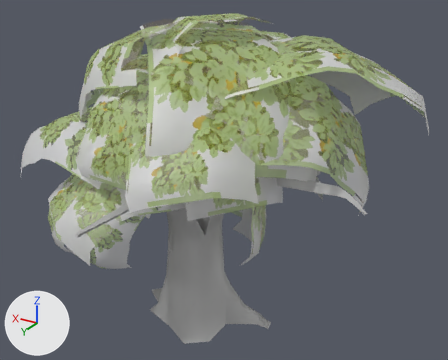
The FBX model Assets/Meshes & Prefabs/SM_Tree_04.fbx: old version first, new version second.
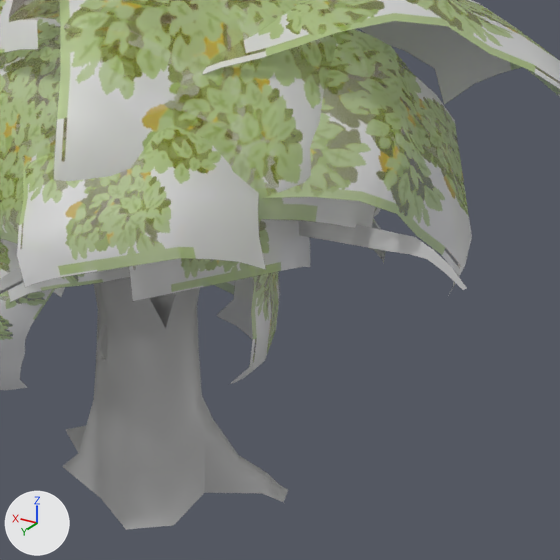
Each version is shown whole from a camera (50 mm lens) standing at (-23.8, 35.4, 29.7) and looking at (-1.6, -1.6, 11.2), then close up on the part from 26% to 93% of the width and 17% to 100% of the height. Arrows for +X, +Y and +Z are at lower left; the lights stay in place. Where no turn or scale is listed for an object, it has been applied to the vertices.
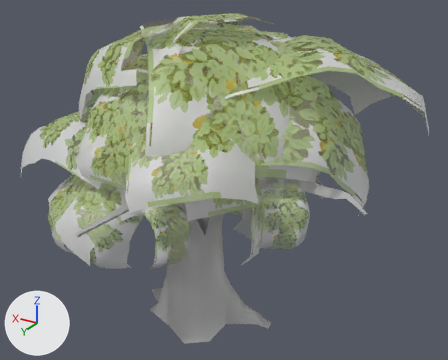
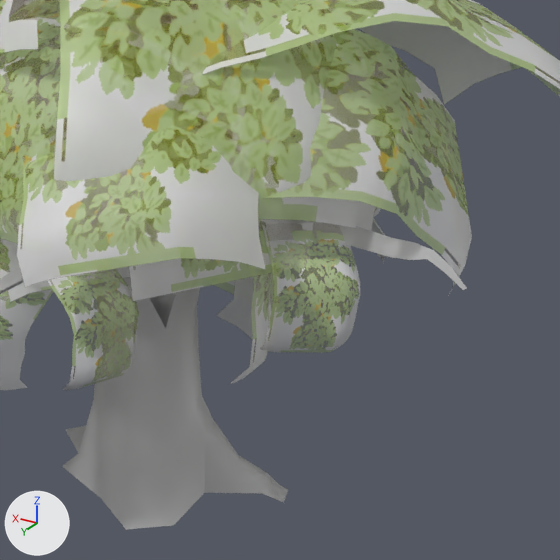
The newer file is also rescaled (x1.35), turned or shifted as a whole; pictures and numbers use the older file's frame.

Changed parts and their boxes [x1, y1, x2, y2] in the close-ups (560 x 560 px; the box of a moved part takes in the faces that stretch with it):
part 1 of me_mesh, added: after [47, 268, 139, 390]
part 2 of me_mesh, added: after [260, 223, 360, 352]
part 3 of me_mesh, moved or reshaped: before [259, 220, 344, 243]; after [259, 220, 344, 238]
part 4 of me_mesh, moved or reshaped: before [341, 224, 434, 259]; after [343, 226, 434, 260]

The change, as a diff of the scene's bpy script:
```diff
--- a/Assets/Meshes & Prefabs/SM_Tree_04.fbx.py
+++ b/Assets/Meshes & Prefabs/SM_Tree_04.fbx.py
@@ me_mesh @@
 # used by ob_pplane31; location = (-1.9, -1.82, 11.32)
 # verts and faces of me_mesh; kept vertices keep their numbers, new ones are numbered from 3468
 # before: 2667 (-5.1, 2.4, 1.4), 2668 (-4.7, 1.8, 1.9), 2669 (-5.1, 1.2, 1.4), 2670 (-5.2, 1.8, 1.3)
 # before: 2680 (-8.6, 1.8, 1.4), 2681 (-8.6, 1.4, 1.5), 2682 (-8.5, 1.8, 2.1) at pixel (392, 232), 2683 (-8.6, 2.2, 1.5) at pixel (389, 251), 2684 (-9.3, 1.8, 1.4) at pixel (412, 254)
 # before: 2685 (-9.3, 1.5, 1.5), 2686 (-9.3, 1.8, 2.1) at pixel (415, 236), 2687 (-9.3, 2.1, 1.5) at pixel (409, 254)
-me_mesh.from_pydata(...)  # 3468 vertices, 2908 faces; spans x -13.8..13.8, y -14.9..14.9, z -11.9..11.9
+me_mesh.from_pydata(...)  # 3714 vertices, 3112 faces; spans x -13.8..13.8, y -14.9..14.9, z -11.9..11.9
+# me_mesh part 1: the loose piece of 121 vertices spanning x 2.3..7.6, y 6.3..10.5, z -4.4..1.3 is copied, and the copy is turned 75 degrees about the z axis through its middle and scaled by 0.815, then moved by (-4.8, -0.1, 0.9); it spans x -1.6..1.5, y 5.8..10.7, z -3.0..1.6
+# me_mesh part 2: the loose piece of 121 vertices spanning x -5.3..4.8, y -3.1..8.2, z -0.5..5.4 is copied, and the copy is multiplied about its middle by the matrix ((0.434, 0.072, -0.315), (-0.041, 0.488, 0.193), (0.242, -0.081, 0.473)), then moved by (-5.7, 1.0, -2.2); it spans x -7.9..-4.3, y 1.0..6.1, z -2.2..2.4
+# me_mesh part 3
+verts[2667] = (-5.0, 3.4, 1.9)  # moved, pixel (281, 231)
+verts[2668] = (-4.8, 2.9, 2.5)  # moved
+verts[2669] = (-5.0, 2.3, 1.9)  # moved
+verts[2670] = (-5.0, 2.9, 1.8)  # moved
+# me_mesh part 4
+for i in [*range(2680, 2688)]: verts[i] += (0.0, 0.0, -0.2)
 me_mesh.materials.append(mat_m_leads_02)
```
